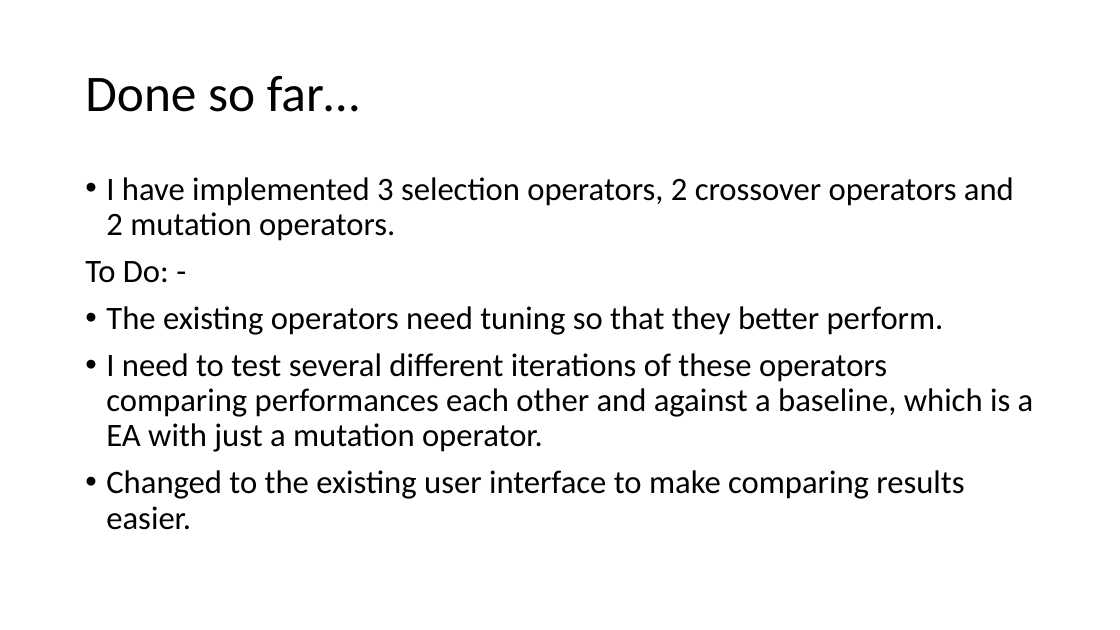
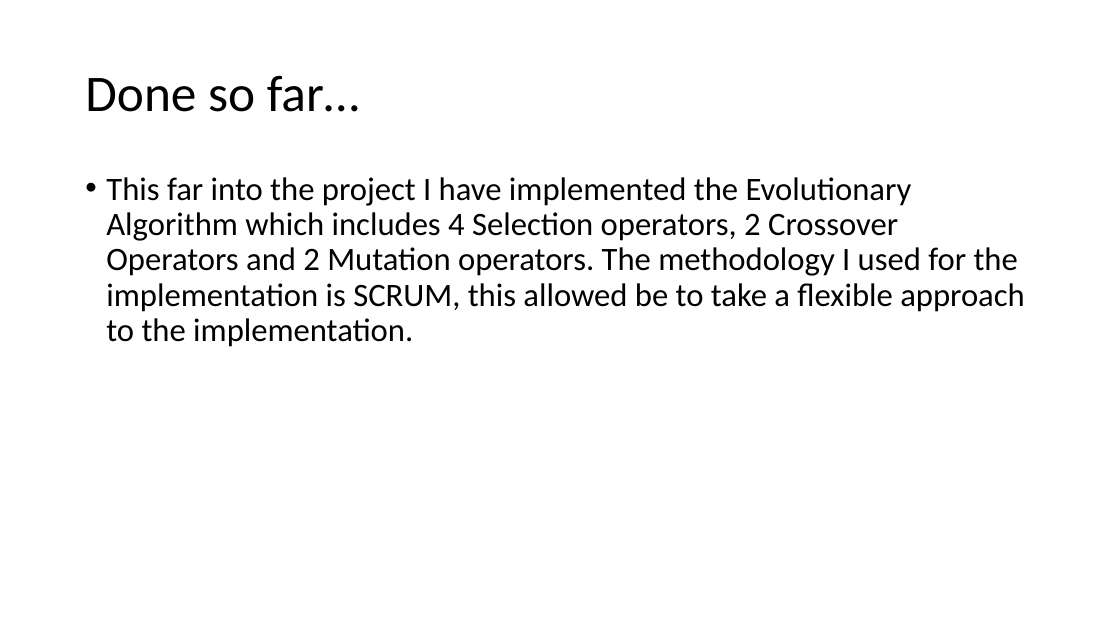
Before and after one commit to jonster100/Dissertation-, a slide deck: slide 3 of Documentation/Genetic-Cars-Simulation-presentation.odp (slide 5 before the commit). Drawn at 1120x630 pixels with LibreOffice and Linux fonts; fonts in the diff are those of the drawing. Boxes give left, top, right and bottom in pixels: in the first picture for what was removed or moved away, otherwise in the second. Text is boxed around its words. In the diff, an @@ line names an element or a change of style, - is before the commit and + after.

```diff
--- a/Documentation/Genetic-Cars-Simulation-presentation.odp
+++ b/Documentation/Genetic-Cars-Simulation-presentation.odp
@@ text at (x1=106, y1=177, x2=1024, y2=347): text changed @@
-• I have implemented 3 selection operators, 2 crossover operators and 2 mutation operators.
-To Do: -
-• The existing operators need tuning so that they better perform.
-• I need to test several different iterations of these operators comparing performances each other and against a baseline, which is a EA with just a mutation operator.
-• Changed to the existing user interface to make comparing results easier.
+• This far into the project I have implemented the Evolutionary Algorithm which includes 4 Selection operators, 2 Crossover Operators and 2 Mutation operators. The methodology I used for the implementation is SCRUM, this allowed be to take a flexible approach to the implementation.
```
Also in this commit, not shown: 1 other slide changed, 1 slide added, 1 slide removed, 3 other files.
